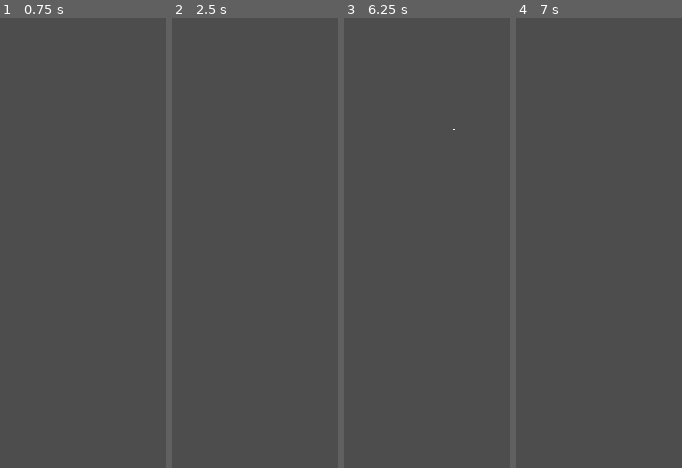
Above: before the commit, frames 1-4 (left to right).
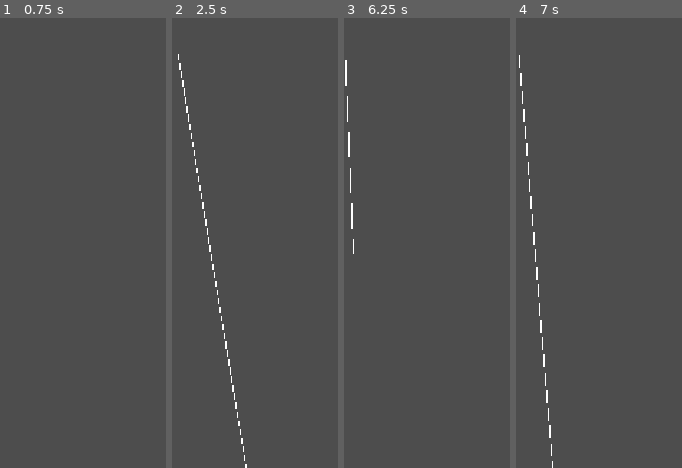
Above: after the commit, the same moments.

Repository: autumn-heights/levelherup-jam-2026
Game: Godot game, scene res://scenes/thrower.tscn
The game is run twice, just before and just after one commit, with the same random seed, the same clock (stepped at 60 frames per second) and the same inputs. The project has no main scene, so this scene is started directly.
Inputs (mouse positions are in pixels of both pictures, inside the frame that each line leads up to):
- Up to frame 1 (0.75 s): tap Enter at 0.5 s; move the mouse to (outside the picture) at 0.52 s; click (outside the picture) at 0.67 s
- Up to frame 2 (2.5 s): tap Space at 1.25 s; move the mouse to (outside the picture) at 1.27 s; click (outside the picture) at 1.42 s; tap Enter at 2 s; move the mouse to (outside the picture) at 2.02 s; click (outside the picture) at 2.17 s
- Up to frame 3 (6.25 s): tap Space at 2.75, 4.25 s; move the mouse to (outside the picture) at 2.77 s; click (outside the picture) at 2.92 s; tap Enter at 3.5 s; move the mouse to (outside the picture) at 3.52 s; click (outside the picture) at 3.67 s; move the mouse to (503, 175) at 4.27 s; click (503, 175) at 4.42 s; move the mouse to (outside the picture) at 5.02 s; click (outside the picture) at 5.17 s; move the mouse to (outside the picture) at 5.77 s; click (outside the picture) at 5.92 s
- Up to frame 4 (7 s): move the mouse to (outside the picture) at 6.52 s; click (outside the picture) at 6.67 s

Frame 1 is identical in both runs. In frame 2, 0.6% of the frame differs, in the area x 3-46%, y 8-100%; in frame 3, 0.3%; in frame 4, 0.6%.

Commit message:
Playerstates
Shooting puck on mouseclick

Diff:
--- a/fill-bucket-golf/scenes/puck.tscn
+++ b/fill-bucket-golf/scenes/puck.tscn
@@ -1,14 +1,10 @@
 [gd_scene format=3 uid="uid://q12tuinvxb5s"]
 
 [ext_resource type="Script" uid="uid://dvhqabxjblvam" path="res://scenes/puck.gd" id="1_c1wug"]
-[ext_resource type="Texture2D" uid="uid://brupcqgy6kamt" path="res://ball-export.png" id="1_gj0yh"]
+[ext_resource type="Texture2D" path="res://ball-export.png" id="1_gj0yh"]
 
 [sub_resource type="CircleShape2D" id="CircleShape2D_h7q0l"]
 radius = 8.0
-
-[sub_resource type="AtlasTexture" id="AtlasTexture_c1wug"]
-atlas = ExtResource("1_gj0yh")
-region = Rect2(5, 5, 1, 1)
 
 [node name="Puck" type="RigidBody2D" unique_id=258505777]
 gravity_scale = 0.0
@@ -20,13 +16,3 @@
 
 [node name="CollisionShape2D" type="CollisionShape2D" parent="." unique_id=669082341]
 shape = SubResource("CircleShape2D_h7q0l")
-
-[node name="MeterPivot" type="Node2D" parent="." unique_id=714608933]
-
-[node name="MeterSprite" type="Sprite2D" parent="MeterPivot" unique_id=1954266990]
-position = Vector2(15, 0)
-scale = Vector2(9.968222, 9.4478)
-texture = SubResource("AtlasTexture_c1wug")
-
-[node name="Timer" type="Timer" parent="MeterPivot" unique_id=1897621146]
-wait_time = 2.0
--- a/fill-bucket-golf/scenes/thrower.gd
+++ b/fill-bucket-golf/scenes/thrower.gd
@@ -1,4 +1,14 @@
 extends Node2D
+
+const MIN_MOUSE_DIST = 200;
+const MAX_MOUSE_DIST = 1000;
+const BAR_OFFSET = 32;
+
+var current_angle = 0;
+var current_power = 0;
+
+var mouse_click_position = Vector2(0,0);
+signal shooting_puck(angle, power)
 
 enum ControlState {
 	STATE_READY,
@@ -10,25 +20,50 @@
 
 # Called when the node enters the scene tree for the first time.
 func _ready() -> void:
+	print("Starting!")
 	pass # Replace with function body.
 
 
 # Called every frame. 'delta' is the elapsed time since the previous frame.
 func _process(delta: float) -> void:
+
 	pass
 
 func _input(event):
 	# Mouse in viewport coordinates.
+	if event is InputEventMouseMotion:
+		look_at(event.global_position)
+		if current_state == ControlState.STATE_READY:
+
+			current_angle = rotation;
+
+
+		elif current_state == ControlState.STATE_SETPOWER:
+
+			current_power = 0;
+			current_power = (Vector2(0,0) - event.position).length();
+			current_power = clamp(current_power, MIN_MOUSE_DIST, MAX_MOUSE_DIST);
+
+			$MeterSprite.scale.x = max(1, current_power - BAR_OFFSET);
+			$MeterSprite.position.x = 0.5 * current_power + BAR_OFFSET;
+
+
+
+
 	if event is InputEventMouseButton:
 		print("Mouse Click/Unclick at: ", event.position)
 		rotation += 10;
-		position += Vector2(10,10)
 
 		if current_state == ControlState.STATE_READY:
+			mouse_click_position = event.position;
 
 			current_state = ControlState.STATE_SETPOWER;
 
 		elif current_state == ControlState.STATE_SETPOWER:
+
+			# trigger_launch ( current_angle, current_power )
+
+			mouse_click_position = Vector2(0,0);
 
 			current_state = ControlState.STATE_PLAYERWAIT;
 
@@ -36,11 +71,5 @@
 
 			current_state = ControlState.STATE_READY;
 
-
-
-	elif event is InputEventMouseMotion:
-		pass
-		#print("Mouse Motion at: ", event.position)
-
-	# Print the size of the viewport.
-	#print("Viewport Resolution is: ", get_viewport().get_visible_rect().size)
+func trigger_launch(angle, power):
+	shooting_puck.emit(angle, power)
--- a/fill-bucket-golf/scenes/thrower.tscn
+++ b/fill-bucket-golf/scenes/thrower.tscn
@@ -1,15 +1,16 @@
 [gd_scene format=3 uid="uid://dk07oynjb2ec6"]
 
 [ext_resource type="Script" uid="uid://cp74c8fxn8ynt" path="res://scenes/thrower.gd" id="1_ca04e"]
-[ext_resource type="Texture2D" uid="uid://brupcqgy6kamt" path="res://ball-export.png" id="1_muk2e"]
+[ext_resource type="Texture2D" uid="uid://brupcqgy6kamt" path="res://ART/ball-export.png" id="2_ca04e"]
 
 [sub_resource type="AtlasTexture" id="AtlasTexture_h7q0l"]
-atlas = ExtResource("1_muk2e")
+atlas = ExtResource("2_ca04e")
 region = Rect2(5, 5, 1, 1)
 
 [node name="Thrower" type="Node2D" unique_id=4659465]
 script = ExtResource("1_ca04e")
 
 [node name="MeterSprite" type="Sprite2D" parent="." unique_id=11861033]
-position = Vector2(2, 0)
+position = Vector2(34, 0)
+scale = Vector2(63.5, 1.5)
 texture = SubResource("AtlasTexture_h7q0l")
Not shown, added: fill-bucket-golf/ART/Power Scale.png.import
Not shown, added: fill-bucket-golf/ART/Tileatlas.png.import
Not shown, changed: fill-bucket-golf/ART/ball-export.png.import
